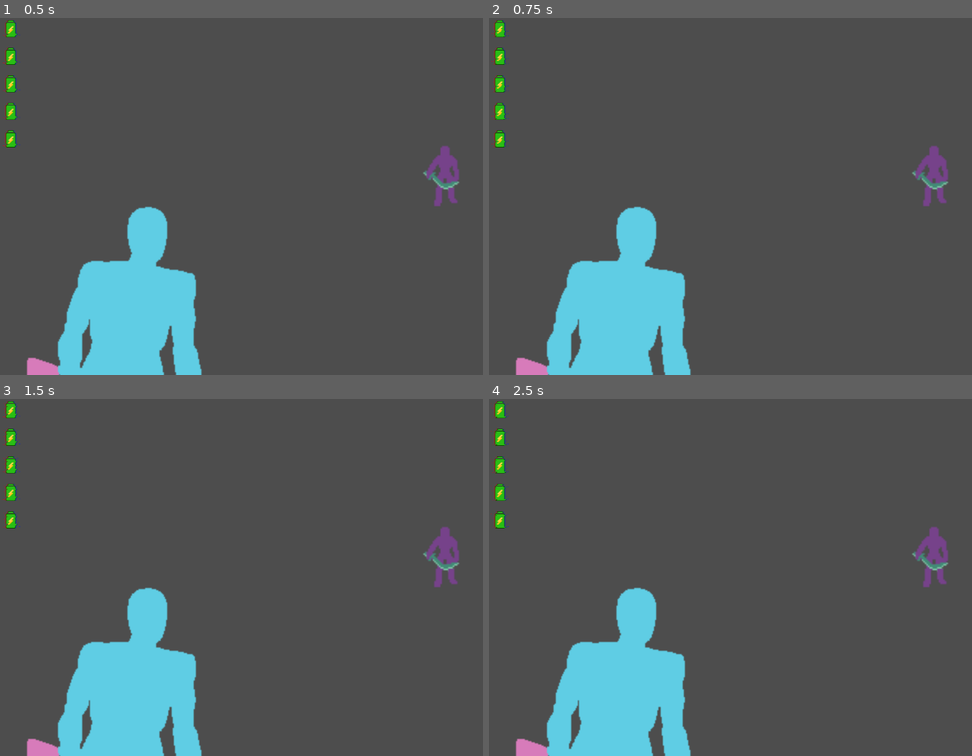
Above: before the commit, frames 1-4 (two rows, left to right).
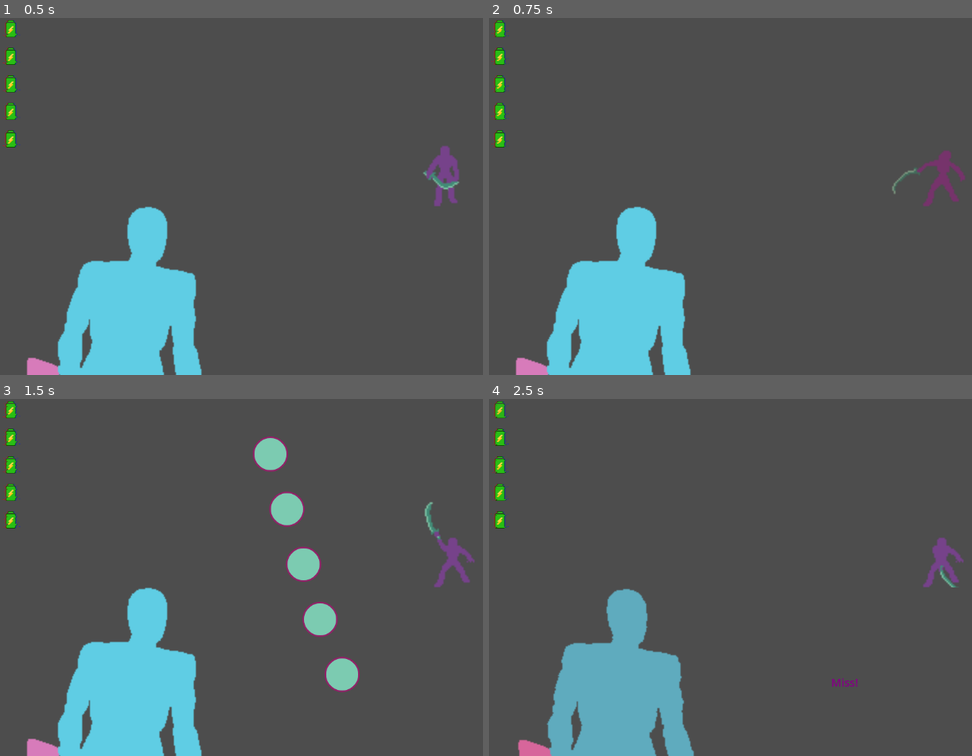
Above: after the commit, the same moments.

Repository: cTenKaTJK/super_puper_gama
Game: Godot game, scene res://scenes/Combat.tscn
The game is run twice, just before and just after one commit, with the same random seed, the same clock (stepped at 60 frames per second) and the same inputs.
Inputs (mouse positions are in pixels of both pictures, inside the frame that each line leads up to):
- Up to frame 1 (0.5 s): no input
- Up to frame 2 (0.75 s): tap Enter (ui_accept) at 0.5 s; move the mouse to (947, 178) at 0.52 s; hold Right (ui_right) from 0.53 s (still down); click (947, 178) at 0.67 s
- Up to frame 3 (1.5 s): tap Enter (ui_accept) at 0.77, 1.25 s; move the mouse to (188, 595) at 1.27 s; release Right (ui_right) at 1.28 s; hold Left (ui_left) from 1.28 s (still down)
- Up to frame 4 (2.5 s): tap Enter (ui_accept) at 1.52, 2 s; move the mouse to (870, 498) at 2.02 s; release Left (ui_left) at 2.03 s; hold Right (ui_right) from 2.03 s (still down)

Frame 1 is identical in both runs. In frame 2, 0.9% of the frame differs, in the area x 83-99%, y 35-53%; in frame 3, 3.6%; in frame 4, 10%, in the area x 5-99%, y 35-100%.
Error before the commit: Parse Error: Identifier "GameDataLoad" not declared in the current scope. (res://scripts/game_master.gd:64)

Commit message:
в догонку

Diff:
--- a/project.godot
+++ b/project.godot
@@ -14,6 +14,10 @@
 run/main_scene="uid://cunkfv074wm7q"
 config/features=PackedStringArray("4.6", "Mobile")
 config/icon="res://icon.svg"
+
+[autoload]
+
+GameDataLoad="*uid://um7obp74qjda"
 
 [input]
 
